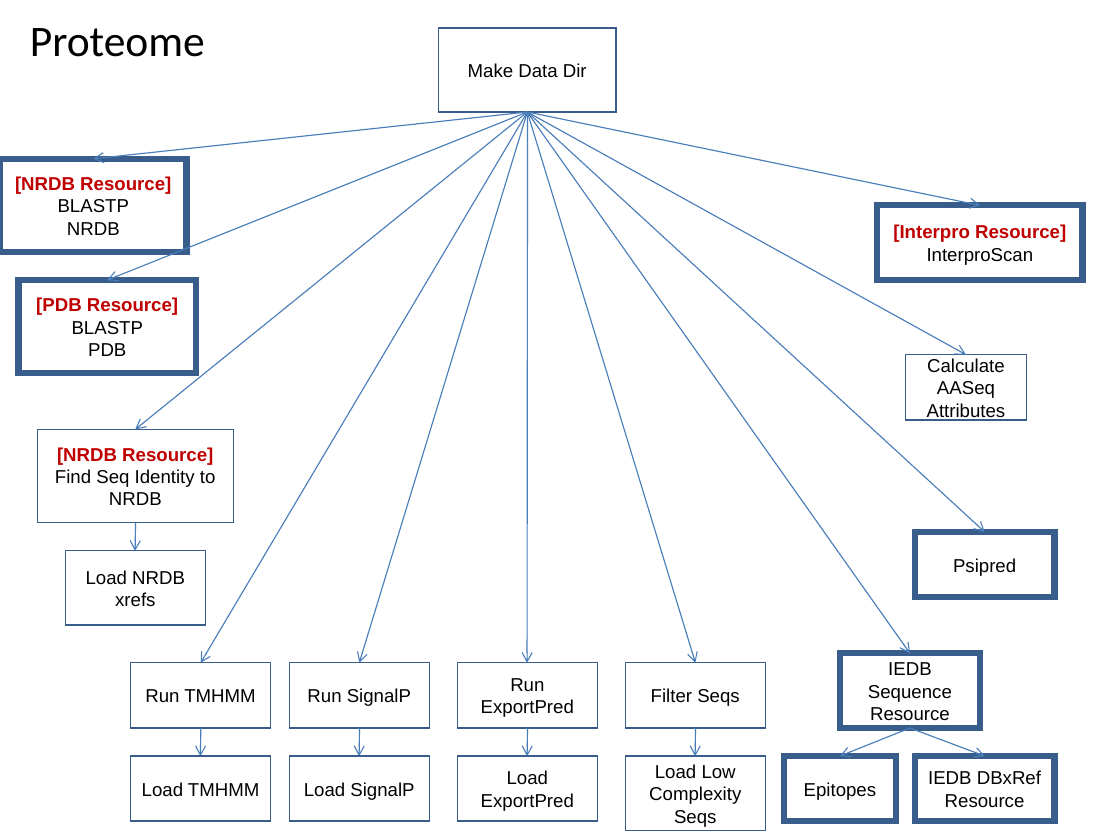
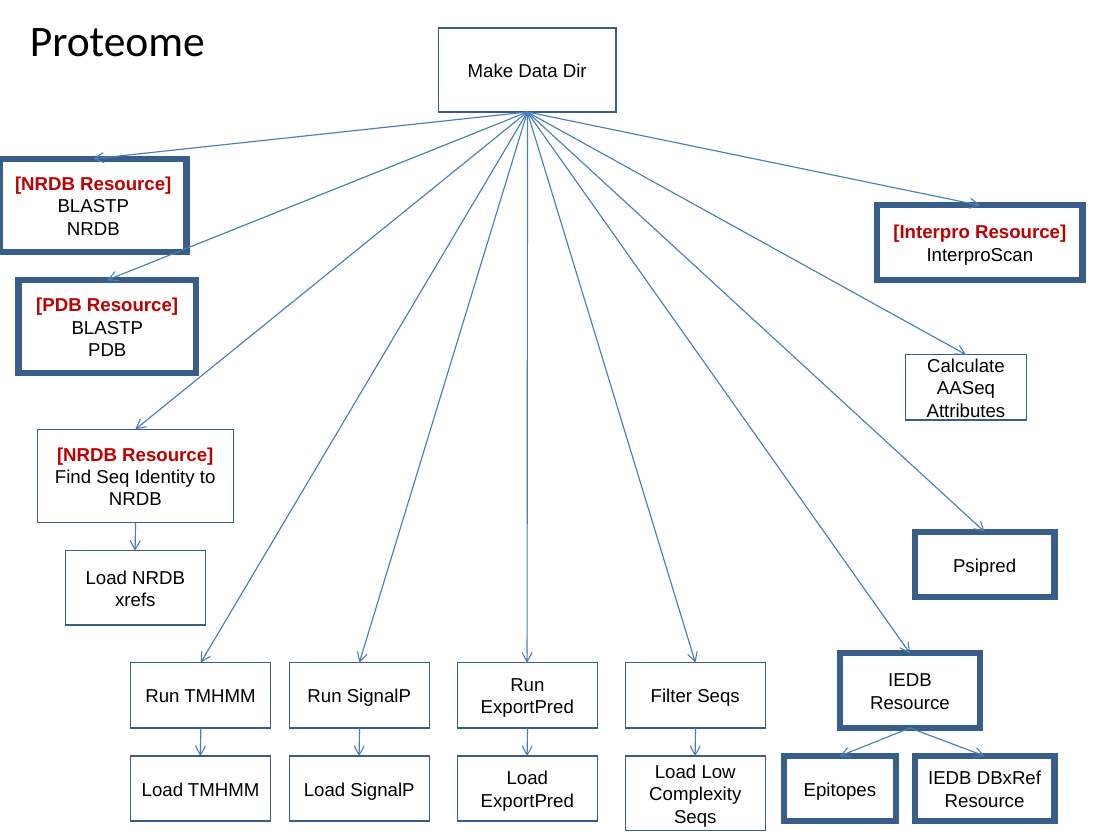
Before and after one commit to VEuPathDB/ApiCommonWorkflow, a slide deck: slide 9 of Main/doc/IntegratedWorkflow.ppt. Drawn at 1120x840 pixels with LibreOffice and Linux fonts; fonts in the diff are those of the drawing. Boxes give left, top, right and bottom in pixels: in the first picture for what was removed or moved away, otherwise in the second. Text is boxed around its words. In the diff, an @@ line names an element or a change of style, - is before the commit and + after.

```diff
--- a/Main/doc/IntegratedWorkflow.ppt
+++ b/Main/doc/IntegratedWorkflow.ppt
@@ text in rectangle at [888,673,931,686]: text changed @@
-IEDB Sequence
+IEDB
```
Also in this commit, not shown: 11 other slides changed, 3 slides added, 2 slides removed.
